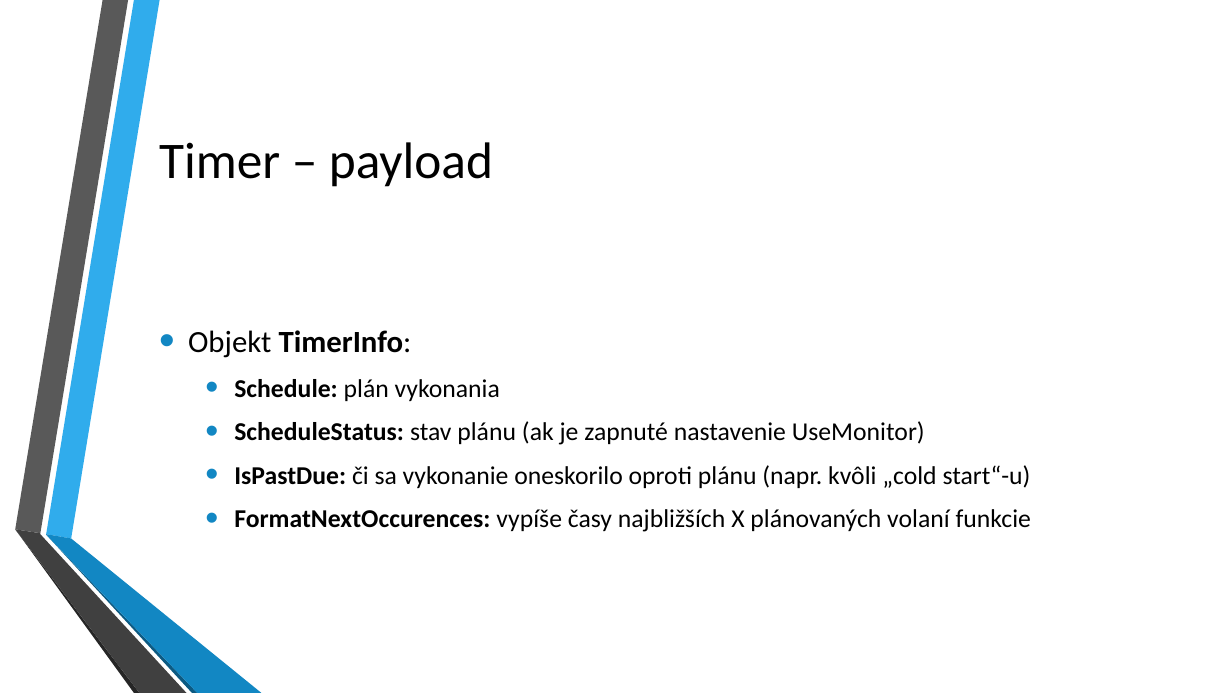
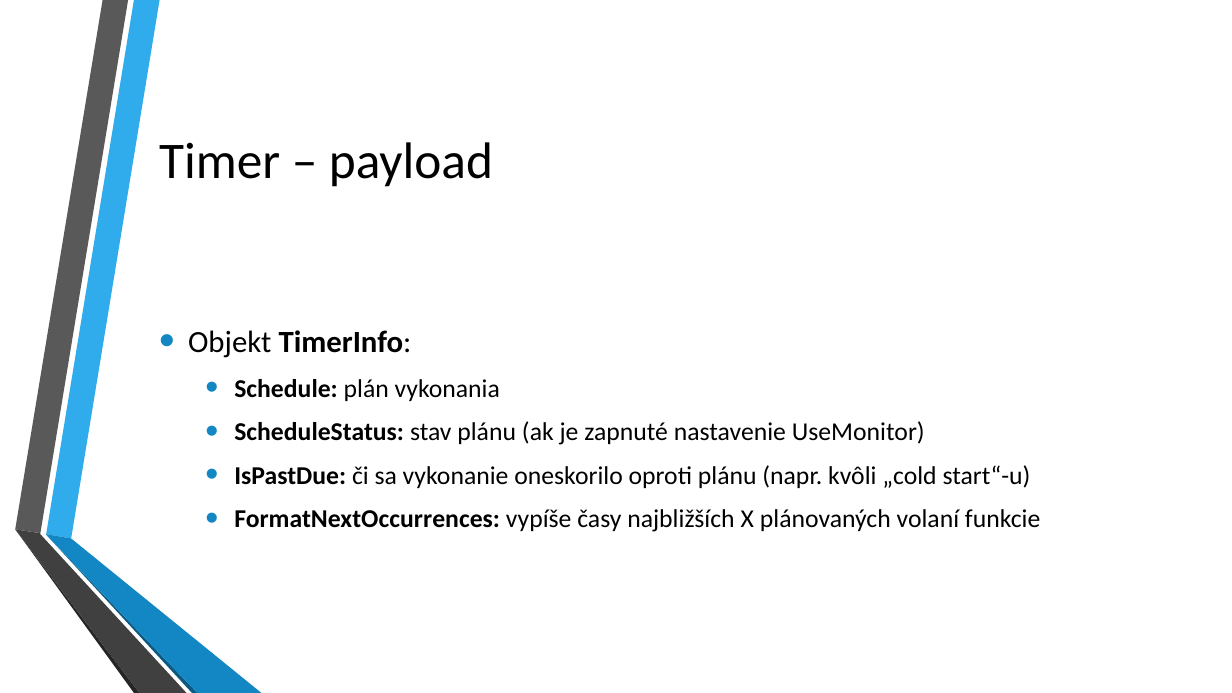
Before and after one commit to kubinko/Azure-Resources-Overview, a slide deck: slide 27 of 04 - Azure Functions/Azure Functions.pptx. Drawn at 1232x693 pixels with LibreOffice and Linux fonts; fonts in the diff are those of the drawing; background and template pictures are left out. Boxes give left, top, right and bottom in pixels: in the first picture for what was removed or moved away, otherwise in the second. Text is boxed around its words. In the diff, an @@ line names an element or a change of style, - is before the commit and + after.

```diff
--- a/04 - Azure Functions/Azure Functions.pptx
+++ b/04 - Azure Functions/Azure Functions.pptx
@@ text at <box>234,509,1040,532</box>: text changed @@
-  • FormatNextOccurences: vypíše časy najbližších X plánovaných volaní funkcie
+  • FormatNextOccurrences: vypíše časy najbližších X plánovaných volaní funkcie
```
Also in this commit, not shown: 5 other slides changed, 1 slide added, 3 other files.
